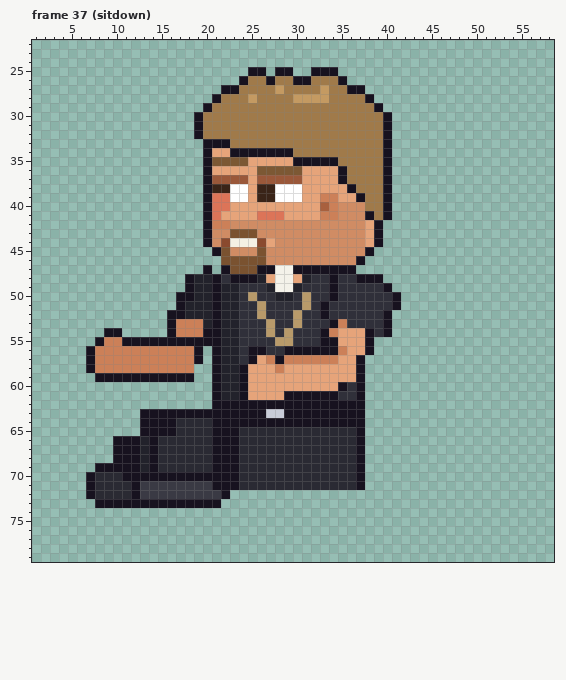
Pixel-art file -- sprites/expo/expo_priest_left_anim.aseprite. The picture above is the old version.
64x80 pixels, 129 frames. Colours within 5 levels of each other are drawn and written as one. Shown: frame 37 (sitdown): x 1..58, y 22..79. The old version is drawn lined up with the new one. The commit also changed other frames, which this record leaves out.
Now the later version:
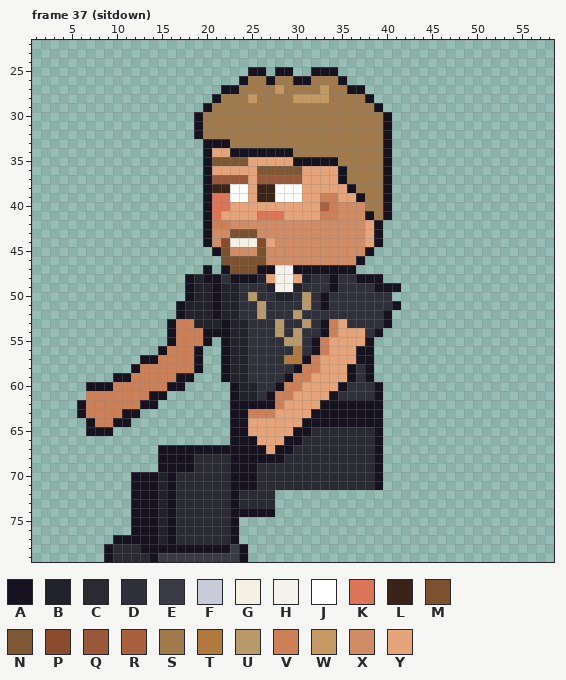
Palette (. is transparent): A #17121f  B #22222b  C #2a2a33  D #30303a  E #3a3a44  F #c8ccd8  G #f4f0e4  H #f4f2ea  J #ffffff  K #dc7458  L #3a2418  M #7a5230  N #7c5834  P #8a4a2e  Q #9a583a  R #a8603e  S #a07a4a  T #b07a3e  U #b89a6a  V #cc8058  W #c49a62  X #d08c64  Y #e6a47a
Changes in this commit:
whole drawing moved by -2,-6 (the old picture is shown already moved)
Frame 37 (sitdown):
y 48: x 20 B -> A
y 49: x 39 D -> A; x 41 . -> A
y 50: x 17 A -> .; x 33..34 DA -> AD; x 41 A -> .
y 52: x 16 A -> .; x 33 A -> D
y 53: x 19 V -> B; x 21..22 AB -> BA; x 24 D -> B; x 27..28 UD -> DU; x 30..31 UD -> DU; x 33..35 DAV -> AVY
y 54: x 9..10 AA -> ..; x 22 B -> A; x 24 D -> B; x 27..30 UDUD -> DUDU; x 38..40 ADA -> DA.
y 55: x 8..15 AVVAAAAA -> ........; x 17..19 AAA -> VVV; x 21..22 AB -> .A; x 24 D -> B; x 28 U -> D; x 30 D -> U; x 32..34 DAA -> AVY
y 56: x 7..15 AVVVVVVVV -> ........A; x 21..22 AB -> .A; x 24..26 DAA -> BDD; x 29..31 AAA -> DTD; x 33..35 AAV -> VYY; x 37 Y -> A
y 57: x 7..14 AVVVVVVV -> ......AA; x 21..22 AB -> .A; x 24..31 DAYVAVVV -> BDDDDTTA; x 33..34 VV -> YY; x 38 . -> A
y 58: x 7..12 AVVVVV -> .....A; x 19 . -> A; x 21..22 AB -> .A; x 24..32 AYYYVYYYY -> BDDDDDAVV; x 36..38 YA. -> ADA
y 59: x 8..9 AA -> ..; x 12..16 AAAAA -> VVVVV; x 21..22 AB -> .A; x 24..31 AYYYYYYY -> BDDDDAVV; x 36..38 YA. -> ADA
y 60: x 7..17 ........... -> AAAVVVVVVAA; x 21..30 ABBAYYYYYY -> ..ABBDDAVV; x 37..39 A.. -> DDA
y 61: x 7..15 ......... -> VVVVVVVAA; x 21..33 ABBAYYYYAAAAA -> ..ABBDAVVYYYY; x 37..39 A.. -> DDA
y 62: x 6..14 ......... -> AVVVVVVAA; x 21..22 AA -> ..; x 28..32 AAAAA -> VYYYY; x 38..39 .. -> AA
y 63: x 6..22 .......AAAAAAAAAA -> AVVVVAA..........; x 25..31 AAFFAAA -> VVVYYYY; x 38..39 .. -> AA
y 64: x 7..11 ..... -> AVVAA; x 13..22 AAAACCCCAA -> ..........; x 25..30 AAAAAA -> YYYYYY; x 38..39 .. -> AA
y 65: x 7..9 ... -> AAA; x 13..22 AAAACCCCAA -> ..........; x 24..31 CCCCCCCC -> AYYYYYAA; x 37..39 A.. -> CCA
y 66: x 10..22 AAABACCCCCCAA -> .............; x 24..30 CCCCCCC -> AAYYYAA; x 37..39 A.. -> CCA
y 67: x 10..20 AAABACCCCCC -> .....AAAAAA; x 24..29 CCCCCC -> AAAYAA; x 37..39 A.. -> CCA
y 68: x 10..18 AAABACCCC -> .....AAAA; x 21..22 AA -> CC; x 24..28 CCCCC -> AAAAA; x 37..39 A.. -> CCA
y 69: x 8..18 AAAAABACCCC -> .......AAAA; x 21..22 AA -> CC; x 24..25 CC -> AA; x 37..39 A.. -> CCA
y 70: x 7..11 ACCCA -> .....; x 15 A -> B; x 17..22 AAAAAA -> CCCCCC; x 24..25 CC -> AA; x 37..39 A.. -> CCA
y 71: x 7..11 ACCCC -> .....; x 13..22 EEEEEEEEAA -> AABACCCCCC; x 24..25 CC -> AA; x 37..39 A.. -> CCA
y 72: x 7..11 ACCCC -> .....; x 13..27 EEEEEEEEEA..... -> AABACCCCCCACCCC
y 73: x 8..11 AAAA -> ....; x 15 A -> B; x 17..27 AAAAA...... -> CCCCCCACCCC
y 74: x 12..27 ................ -> AAABACCCCCCAAAAA
y 75..76: x 12..23 ............ -> AAABACCCCCCA
y 77: x 10..23 .............. -> AAAAABACCCCCCA
y 78: x 9..24 ................ -> ACCCAAAAAAAAAAEA
y 79: x 9..24 ................ -> ACCCCAEEEEEEEEEA
Where, in picture pixels (left, top, right, bottom), the same in both pictures:
changed: (77, 274, 401, 562)
